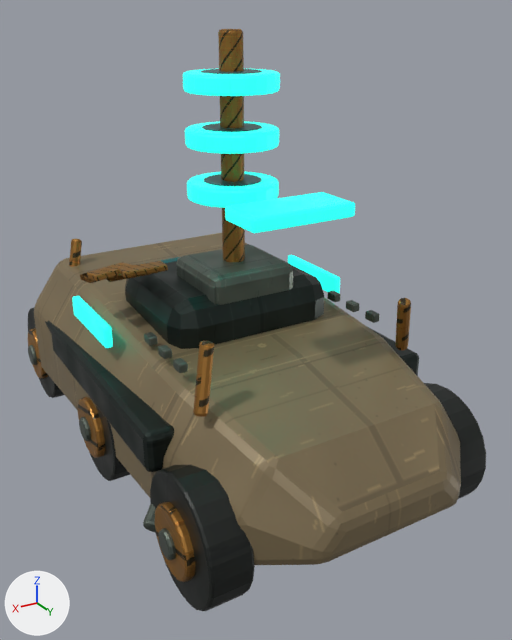
An edit to the Blender file assets/models/source/vehicles/scout.blend, drawn before and after from the same camera.
The view is the same before and after, from a 50 mm lens placed at (1.35, 2.58, 1.91), pointed at (-0.07, 0.23, 0.73). Every picture has the same lights, and +X, +Y and +Z are marked at lower left. The picture after the commit comes second.

The first picture shows 'DamageHeavy overlay', 'Needle scout · narrow faceted chassis', 'Static · Vehicle / dark', 'Static · Vehicle / glass', 'Static · Vehicle / hazard', 'Static · Vehicle / rubber', 'Static · Vehicle / steel', 'TeamColor', 'Tri-band recon mast'.
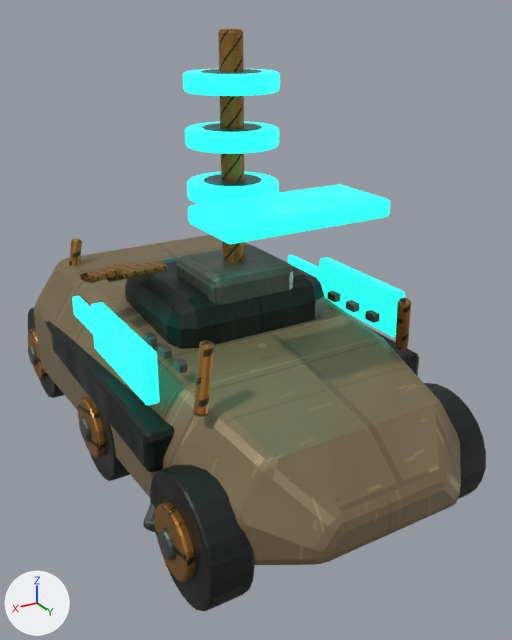
Location of each change, (x1, y1, x2, y2) in pixels of the pictures (512 x 640 px; the box of a moved part takes in the faces that stretch with it):
```json
{"object": "TeamColor", "change": "reshaped", "before": [72, 69, 355, 348], "after": [72, 69, 405, 406], "on screen": "18% wider, 21% taller"}
{"part": 1, "of": "me_teamcolor___consolidated_mesh", "change": "added", "after": [319, 257, 405, 337], "on screen": "cyan"}
{"part": 2, "of": "me_teamcolor___consolidated_mesh", "change": "added", "after": [91, 302, 160, 406], "on screen": "cyan"}
{"part": 3, "of": "me_teamcolor___consolidated_mesh", "change": "moved or reshaped", "before": [225, 192, 355, 233], "after": [188, 184, 391, 244]}
```

The change, as JSON lines over the scene's bpy script:
```json
{"block": "me_teamcolor___consolidated_mesh", "where": "# used by ob_teamcolor; location = (-0.55, -0.05, 0.76)"}
{"op": "remove", "block": "me_teamcolor___consolidated_mesh", "code": "me_teamcolor___consolidated_mesh.from_pydata(...)  # 792 vertices, 692 faces; spans x -0.018..1.118, y -0.515..0.72, z -0.195..0.955"}
{"op": "add", "block": "me_teamcolor___consolidated_mesh", "code": "me_teamcolor___consolidated_mesh.from_pydata(...)  # 904 vertices, 800 faces; spans x -0.027..1.128, y -0.515..0.77, z -0.195..0.955"}
{"block": "me_teamcolor___consolidated_mesh", "change": "me_teamcolor___consolidated_mesh part 1: a new loose piece of 56 vertices spanning x -0.027..0.027, y 0.08..0.62, z -0.09..0.11, in mat_teamcolor___vehicle_identification"}
{"block": "me_teamcolor___consolidated_mesh", "change": "me_teamcolor___consolidated_mesh part 2: a new loose piece of 56 vertices spanning x 1.072..1.128, y 0.08..0.62, z -0.09..0.11, in mat_teamcolor___vehicle_identification"}
{"block": "me_teamcolor___consolidated_mesh", "change": "me_teamcolor___consolidated_mesh part 3"}
{"block": "me_teamcolor___consolidated_mesh", "change": "56 vertices move from x 0.34..0.76, y 0.52..0.72, z 0.492..0.547 to x 0.22..0.88, y 0.47..0.77, z 0.485..0.555"}
```
